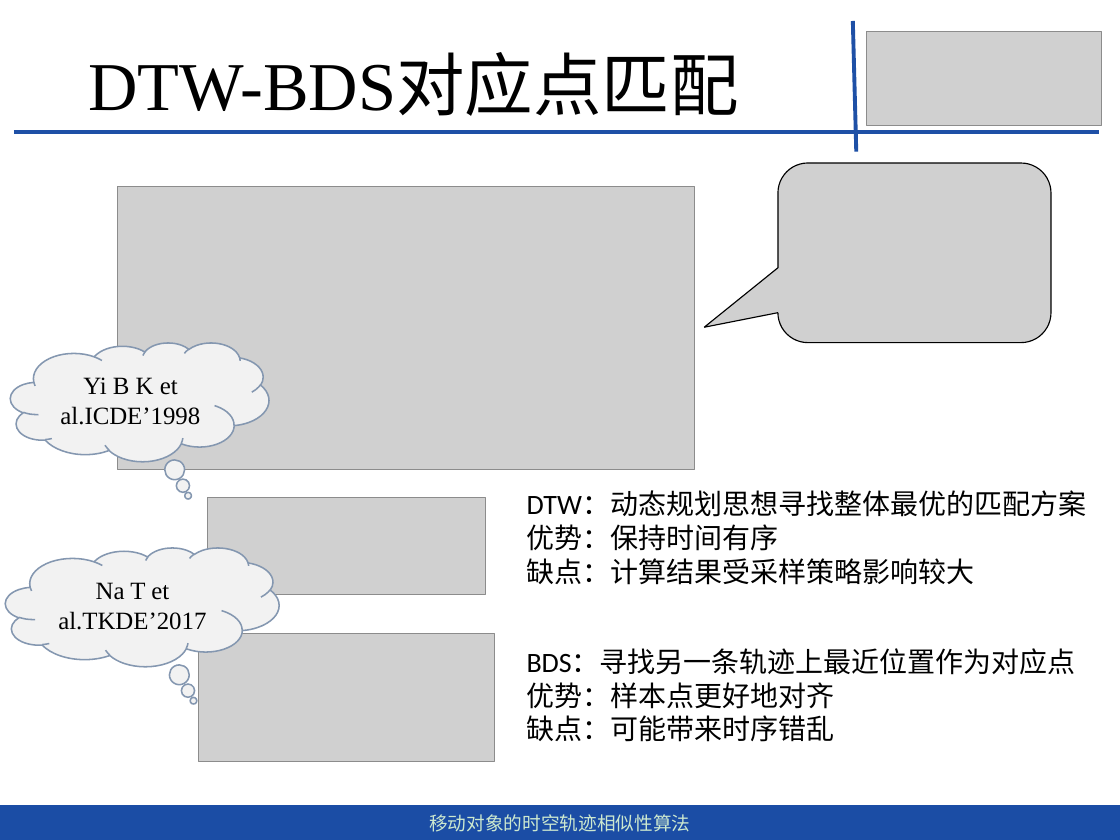
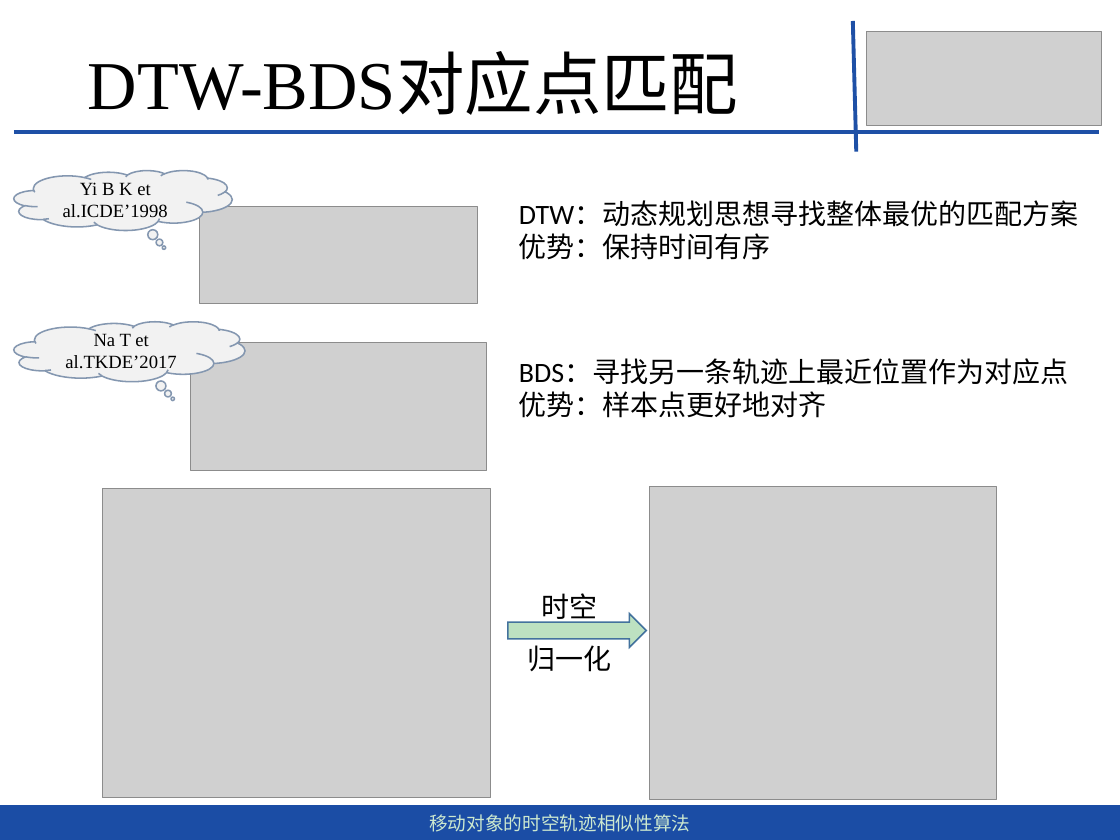
Before and after one commit to dingguangwei/biyelunwen, a slide deck: slide 11 of 答辩——毕设.pptx (slide 10 before the commit). Drawn at 1120x840 pixels with LibreOffice and Linux fonts; fonts in the diff are those of the drawing; grey boxes stand for pictures. Boxes give left, top, right and bottom in pixels: in the first picture for what was removed or moved away, otherwise in the second. Text is boxed around its words. In the diff, an @@ line names an element or a change of style, - is before the commit and + after.

```diff
--- a/答辩——毕设.pptx
+++ b/答辩——毕设.pptx
@@ thought cloud "Yi B K et al.ICDE’1998": place and size @@
-thought cloud "Yi B K et al.ICDE’1998" at [10, 343, 269, 461]
+thought cloud "Yi B K et al.ICDE’1998" at [13, 170, 232, 230]
@@ thought cloud "Yi B K et al.ICDE’1998" at [13, 170, 232, 230]: size 16 to 12 pt @@
@@ picture removed at [778, 164, 1052, 343] @@
@@ picture removed at [118, 186, 694, 469] @@
@@ picture: place and size @@
-picture at [207, 497, 485, 595]
+picture at [199, 207, 477, 305]
@@ text "DTW：动态规划思想寻找整体最优的匹配方案": place and size @@
-text "DTW：动态规划思想寻找整体最优的匹配方案" at [527, 491, 1086, 585]
+text "DTW：动态规划思想寻找整体最优的匹配方案" at [519, 200, 1078, 260]
@@ thought cloud "Na T et al.TKDE’2017" at [13, 321, 244, 381]: size 16 to 12 pt @@
@@ thought cloud "Na T et al.TKDE’2017": place and size @@
-thought cloud "Na T et al.TKDE’2017" at [6, 548, 279, 666]
+thought cloud "Na T et al.TKDE’2017" at [13, 321, 244, 381]
@@ picture: place and size @@
-picture at [198, 634, 494, 762]
+picture at [190, 343, 486, 470]
@@ text "BDS：寻找另一条轨迹上最近位置作为对应点": place and size @@
-text "BDS：寻找另一条轨迹上最近位置作为对应点" at [527, 649, 1076, 742]
+text "BDS：寻找另一条轨迹上最近位置作为对应点" at [519, 358, 1068, 418]
@@ picture added at [102, 488, 491, 799] @@
@@ picture added at [650, 486, 997, 800] @@
@@ text at [527, 558, 975, 585]: paragraph removed @@
-缺点：计算结果受采样策略影响较大
@@ text added at [541, 593, 597, 625], 18 pt, text #000000 @@
+时空
@@ right arrow added at [507, 614, 646, 647], fill #BDE1C1, outline #43739E 1 pt @@
@@ text added at [527, 645, 611, 672], 18 pt, text #000000 @@
+归一化
@@ text at [527, 715, 835, 742]: paragraph removed @@
-缺点：可能带来时序错乱
```
Also in this commit, not shown: 17 other slides changed, 7 slides added, 34 slides removed, 2 other files.
